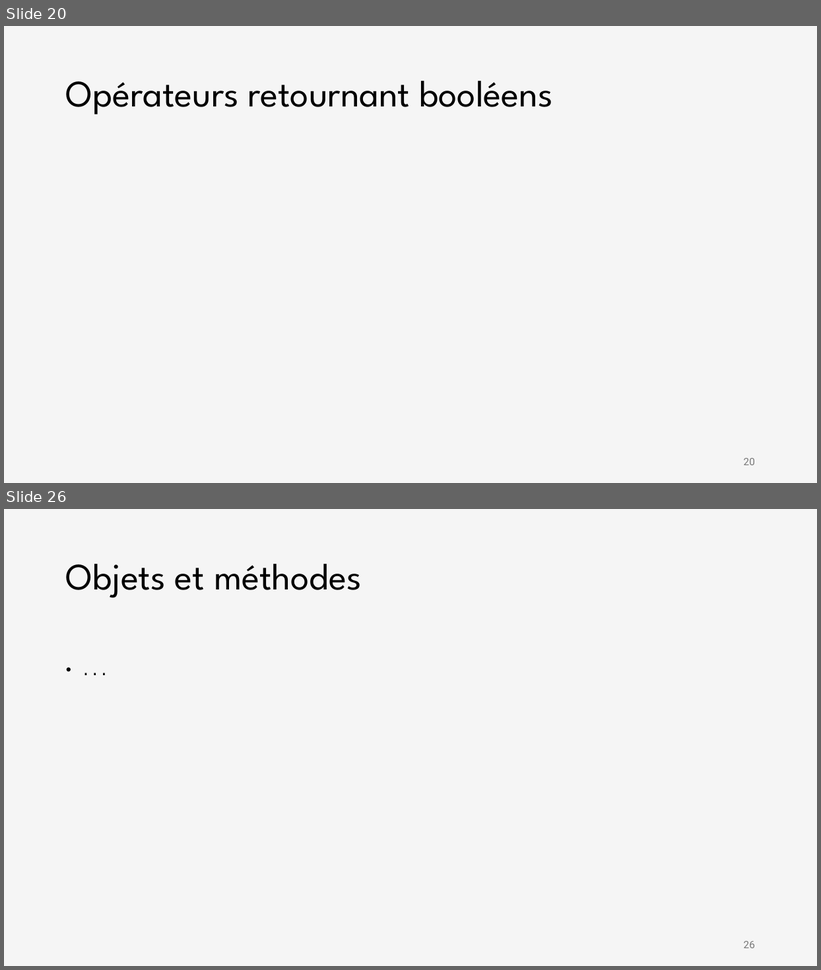
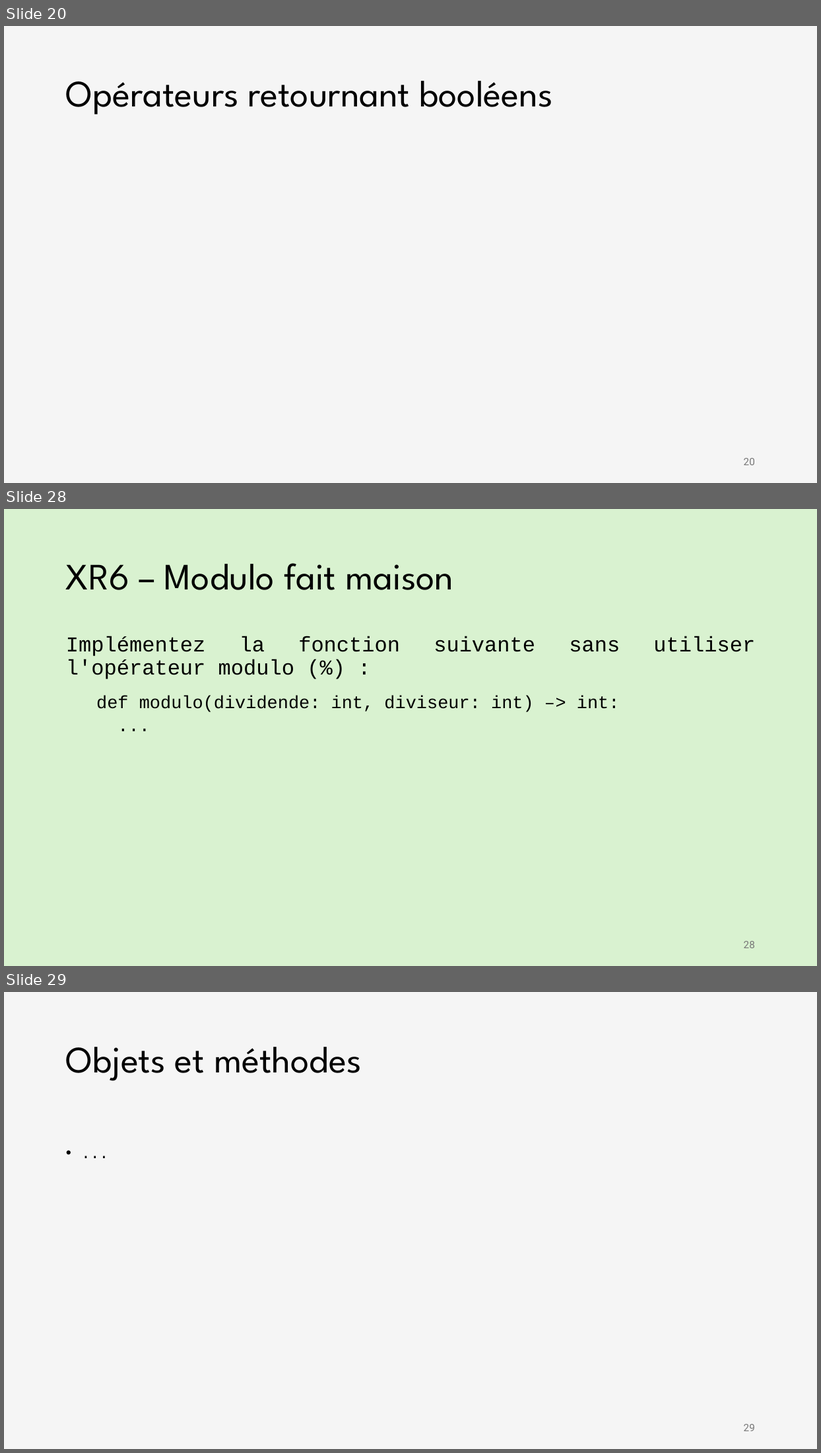
Before and after one commit to iannickgagnon/sagedays_iannick_2026, a slide deck: python_1/presentation_python_1.pptx. Shown one above the other, each under a label of ours: slides 20 and 26 before the commit, slides 20, 28 and 29 after it; the slides between them are not shown. The pictures are 821x970 and 821x1453 pixels, drawn with LibreOffice and Linux fonts; fonts in the diff are those of the drawing; grey boxes stand for pictures. Boxes give left, top, right and bottom in pixels: in the first picture for what was removed or moved away, otherwise in the second. Text is boxed around its words. In the diff, an @@ line names an element or a change of style, - is before the commit and + after.

```diff
--- a/python_1/presentation_python_1.pptx
+++ b/python_1/presentation_python_1.pptx
@@ slide 28 added at (4,509,817,966), background #D9F2D0 @@
@@ title added at (66,563,453,590), 44 pt, text #000000 @@
+XR6 – Modulo fait maison
@@ text added at (66,636,755,712), 25 pt, text #000000 @@
+Implémentez la fonction suivante sans utiliser l'opérateur modulo (%) :
+  def modulo(dividende: int, diviseur: int) –> int:
+  ...
@@ page number added at (744,941,755,949), 12 pt, text #797979 @@
+28
@@ what was slide 26 is now slide 29 @@
@@ page number at (744,1424,755,1432): text changed @@
-26
+29
```
Also in this commit, not shown: 6 slides changed, 3 other slides added, 1 slide removed.
